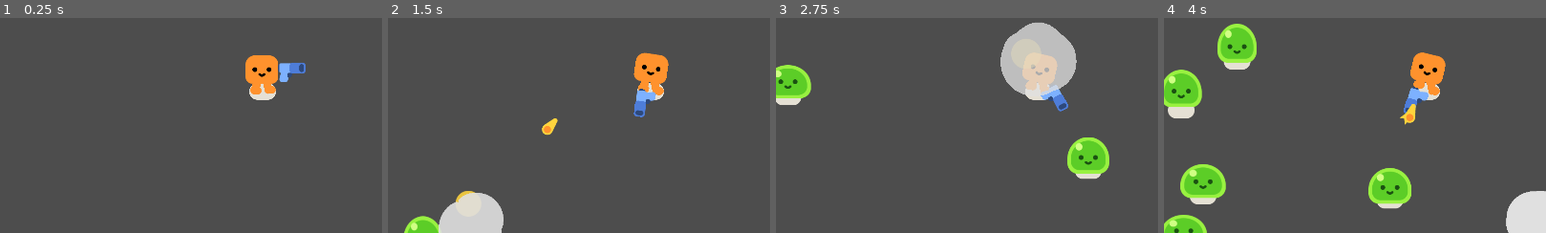
Above: before the commit, frames 1-4 (left to right).
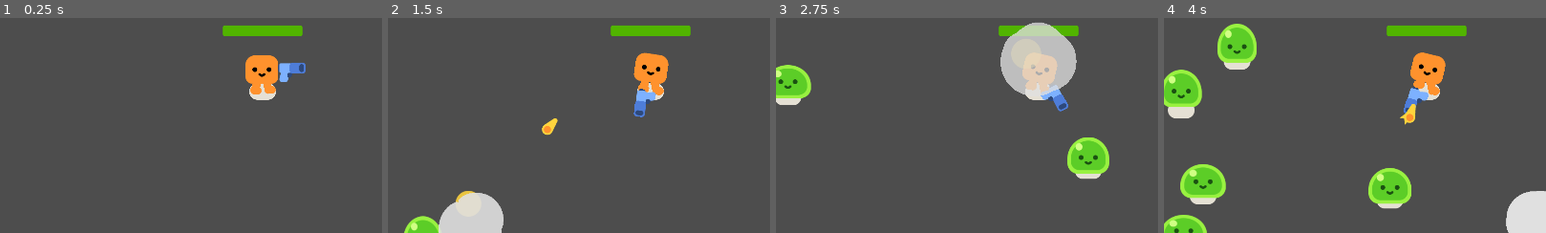
Above: after the commit, the same moments.

Repository: Technostalgic/csci4140-hw2
Game: Godot game, scene res://Game.tscn
The game is run twice, just before and just after one commit, with the same random seed, the same clock (stepped at 60 frames per second) and the same inputs.
Inputs:
- Up to frame 1 (0.25 s): no input
- Up to frame 2 (1.5 s): hold D (move_right) 0.53-1.28 s; hold S (move_down) from 1.28 s (still down)
- Up to frame 3 (2.75 s): release S (move_down) at 2.03 s; hold D (move_right) from 2.03 s (still down)
- Up to frame 4 (4 s): release D (move_right) at 2.78 s; hold W (move_up) 2.78-3.53 s; hold A (move_left) from 3.53 s (still down)
The pictures show only the part of the screen within x 16-66%, y 33-83%; the shares and areas given below are measured in that part.

The runs differ from the first frame. In frame 1, 1.0% of the frame differs, in the area x 58-80%, y 3-9%; in frame 2, 1.0%; in frame 3, 0.5%; in frame 4, 1.0%.

Commit message:
add health bar

Diff:
--- a/characters/hero.gd
+++ b/characters/hero.gd
@@ -1,10 +1,15 @@
 class_name Hero
 extends CharacterBody2D
 
+@export var hurtbox: Area2D = null
+@export var health_bar: ProgressBar = null
 @export var happy_boo: Node2D = null
 @export var movement_speed: float = 600
+var health: float = 100
 
 func _physics_process(delta: float) -> void:
+
+	# handle input and movement
 	var movement = Input.get_vector(
 		"move_left",
 		"move_right",
@@ -12,8 +17,17 @@
 		"move_down"
 	)
 	velocity = movement * movement_speed
+	move_and_slide()
 	handle_animation()
-	move_and_slide()
+
+	# handle damage from mobs
+	var bodies = hurtbox.get_overlapping_bodies()
+	for body in bodies:
+		if body is Mob:
+			health -= 5 * delta
+
+	# display health in progress bar
+	health_bar.value = health
 
 func handle_animation():
 	if velocity.length() > 1:
--- a/characters/hero.tscn
+++ b/characters/hero.tscn
@@ -10,18 +10,27 @@
 [sub_resource type="CircleShape2D" id="CircleShape2D_o3jbo"]
 radius = 30.066593
 
-[node name="Hero" type="CharacterBody2D" unique_id=1506529082 node_paths=PackedStringArray("happy_boo")]
+[sub_resource type="StyleBoxFlat" id="StyleBoxFlat_t4k1q"]
+bg_color = Color(0.31924382, 0.7059462, 0, 1)
+corner_radius_top_left = 5
+corner_radius_top_right = 5
+corner_radius_bottom_right = 5
+corner_radius_bottom_left = 5
+
+[node name="Hero" type="CharacterBody2D" unique_id=1506529082 node_paths=PackedStringArray("hurtbox", "health_bar", "happy_boo")]
 collision_mask = 3
 script = ExtResource("1_0cirb")
+hurtbox = NodePath("Hurtbox")
+health_bar = NodePath("Healthbar")
 happy_boo = NodePath("HappyBoo")
 
 [node name="HappyBoo" parent="." unique_id=1091727253 instance=ExtResource("1_780bu")]
 
-[node name="Area2D" type="Area2D" parent="." unique_id=50691794]
+[node name="Hurtbox" type="Area2D" parent="." unique_id=50691794]
 collision_layer = 0
 collision_mask = 2
 
-[node name="CollisionShape2D" type="CollisionShape2D" parent="Area2D" unique_id=175395050]
+[node name="CollisionShape2D" type="CollisionShape2D" parent="Hurtbox" unique_id=175395050]
 shape = SubResource("CircleShape2D_i738u")
 debug_color = Color(0.9882353, 0.2509804, 0.32941177, 0.41960785)
 
@@ -31,3 +40,13 @@
 [node name="Gun" parent="." unique_id=628232303 instance=ExtResource("3_t4k1q")]
 position = Vector2(0, -42)
 collision_mask = 3
+
+[node name="Healthbar" type="ProgressBar" parent="." unique_id=249806137]
+anchors_preset = -1
+offset_left = -100.0
+offset_top = -166.0
+offset_right = 100.0
+offset_bottom = -139.0
+theme_override_styles/fill = SubResource("StyleBoxFlat_t4k1q")
+value = 65.74
+show_percentage = false
--- a/pistol/gun.tscn
+++ b/pistol/gun.tscn
@@ -32,6 +32,7 @@
 position = Vector2(25, -11)
 
 [node name="CollisionShape2D" type="CollisionShape2D" parent="." unique_id=1918627750]
+visible = false
 shape = SubResource("CircleShape2D_o3jbo")
 
 [connection signal="body_entered" from="." to="." method="_on_body_entered"]
Not shown, changed: README.MD
